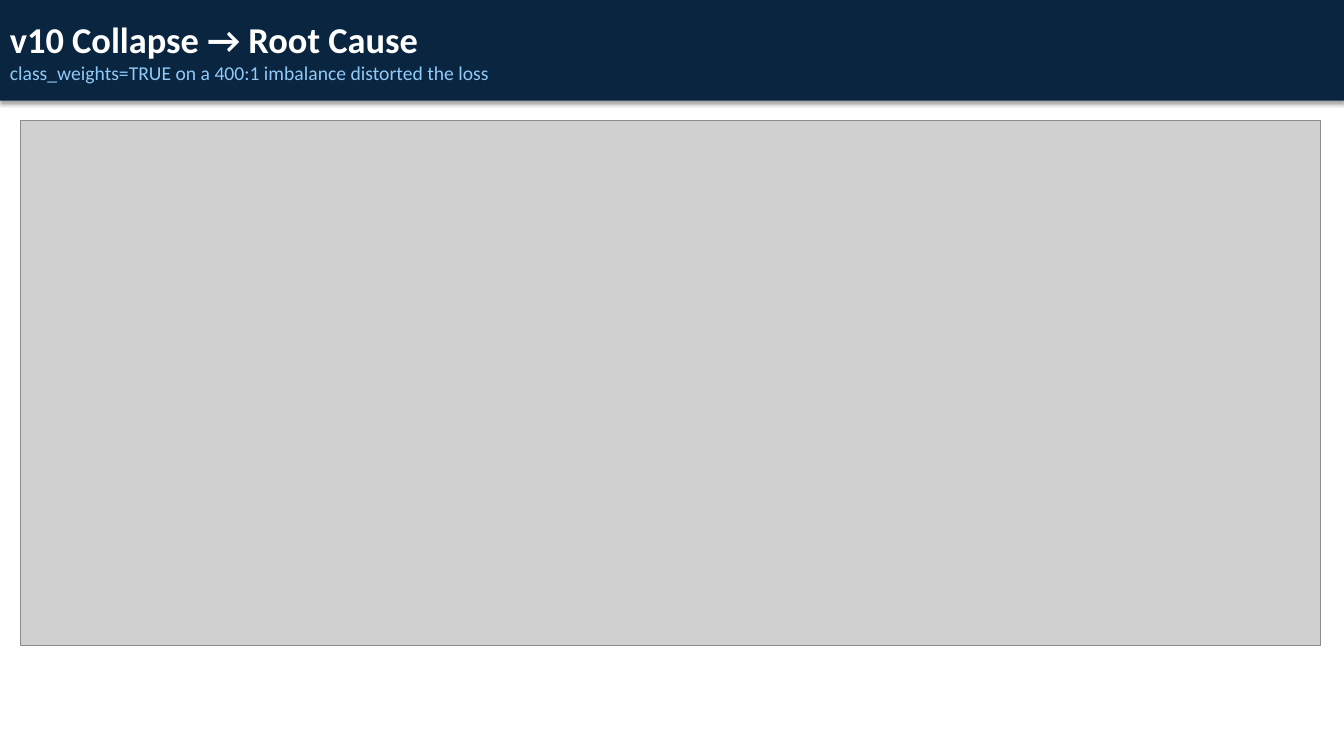
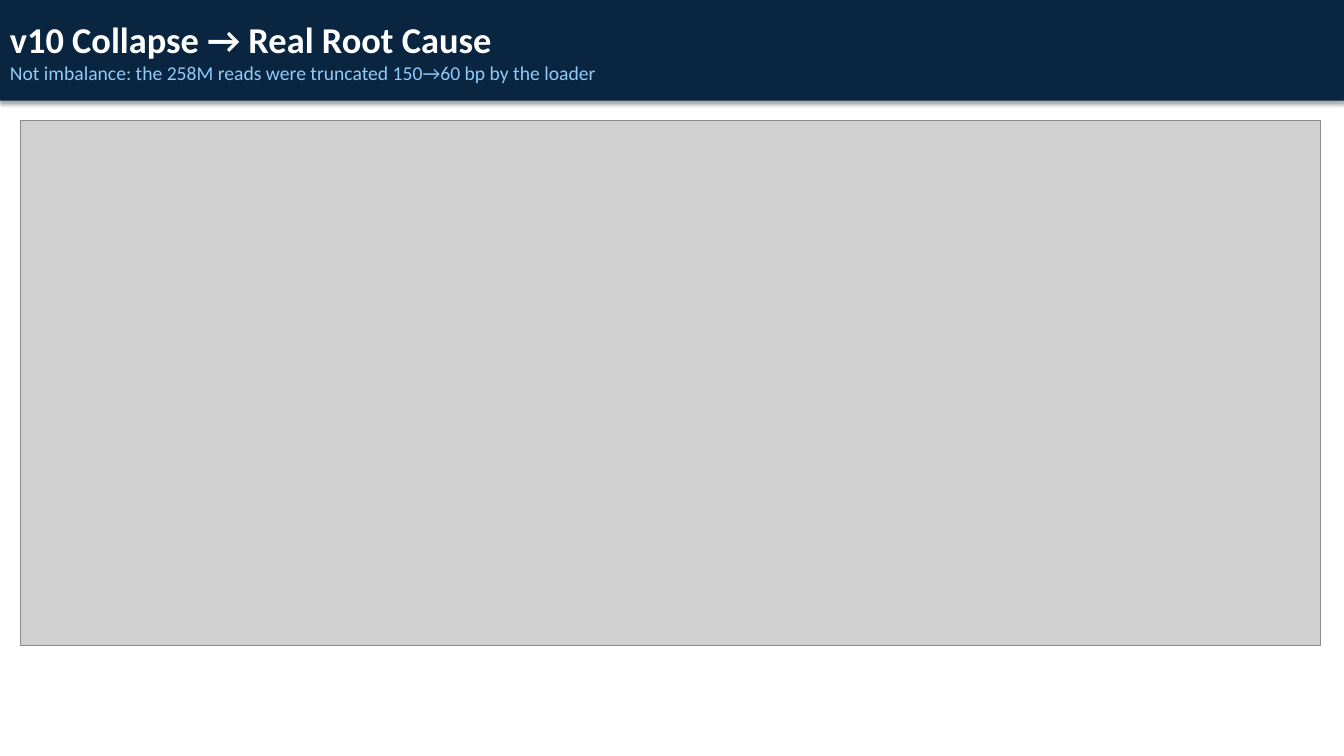
Before and after one commit to m2lab-ntu/gfm-classifier, a slide deck: slide 4 of docs/slides/meeting_2026_0619.pptx. Drawn at 1344x756 pixels with LibreOffice and Linux fonts; fonts in the diff are those of the drawing; grey boxes stand for pictures. Boxes give left, top, right and bottom in pixels: in the first picture for what was removed or moved away, otherwise in the second. Text is boxed around its words. In the diff, an @@ line names an element or a change of style, - is before the commit and + after.

```diff
--- a/docs/slides/meeting_2026_0619.pptx
+++ b/docs/slides/meeting_2026_0619.pptx
@@ text in rectangle at box(10, 27, 595, 83): text changed @@
-v10 Collapse → Root Cause
-class_weights=TRUE on a 400:1 imbalance distorted the loss
+v10 Collapse → Real Root Cause
+Not imbalance: the 258M reads were truncated 150→60 bp by the loader
```
Also in this commit, not shown: 3 other slides changed, 1 slide added, 1 slide removed, 9 other files.
